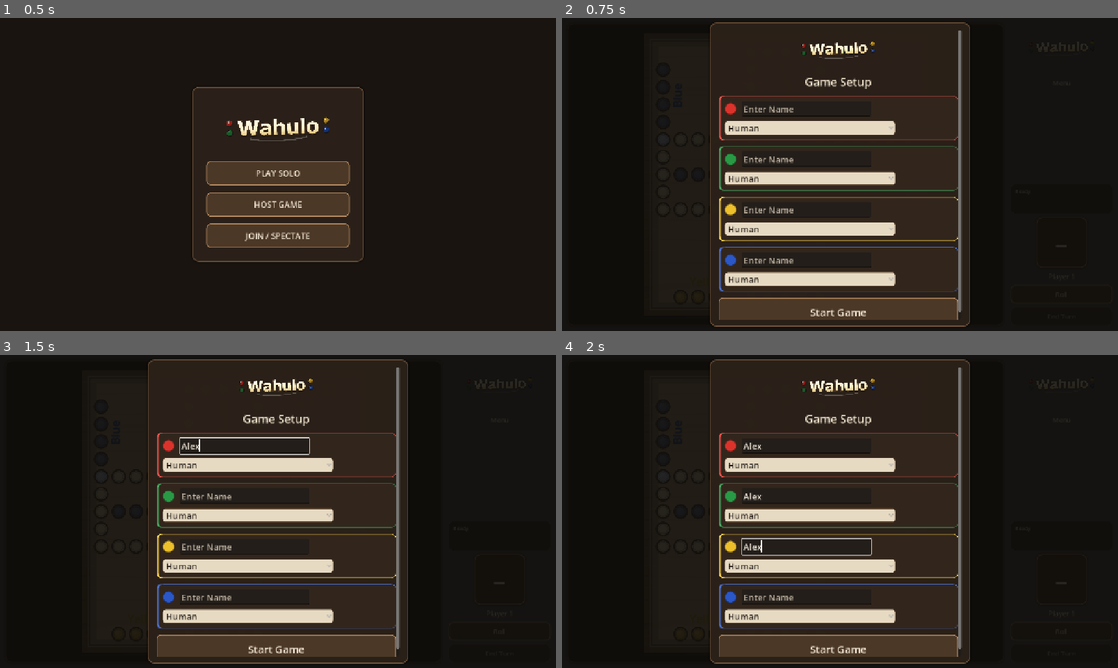
Above: before the commit, frames 1-4 (two rows, left to right).
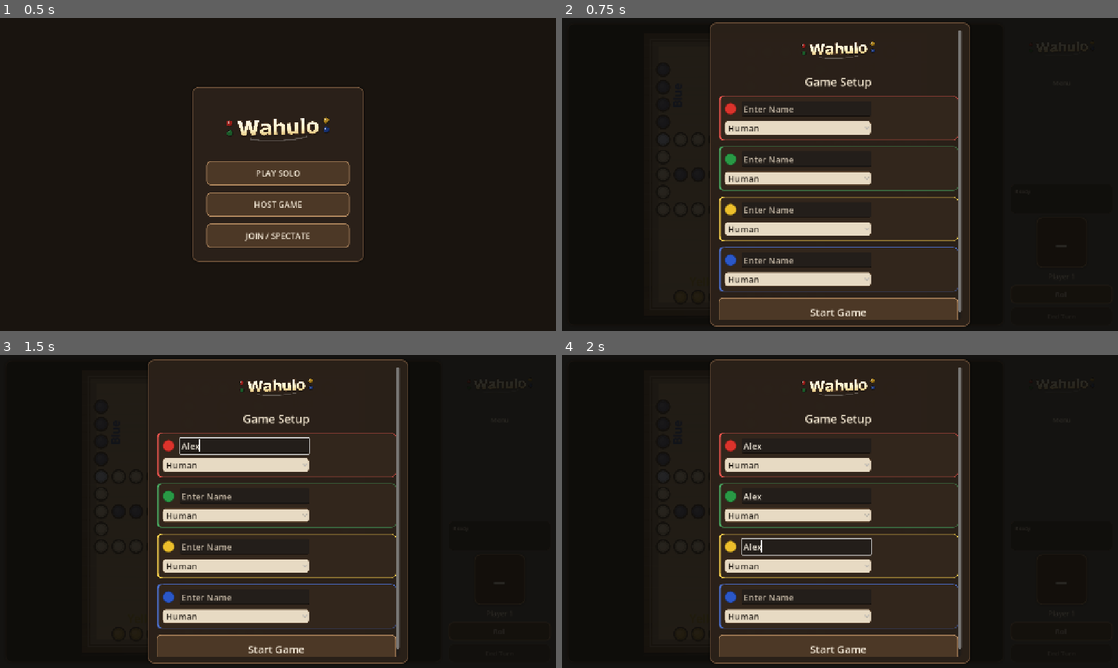
Above: after the commit, the same moments.

Repository: ItsTheMcCoy/wahoo-app
Game: Godot game, scene res://scenes/HomeScreen.tscn
The game is run twice, just before and just after one commit, with the same random seed, the same clock (stepped at 60 frames per second) and the same inputs.
Inputs (mouse positions are in pixels of both pictures, inside the frame that each line leads up to):
- Up to frame 1 (0.5 s): no input
- Up to frame 2 (0.75 s): click "PLAY SOLO" at 0.5 s
- Up to frame 3 (1.5 s): click (244, 445) at 1.27 s; type "Alex" at 1.35 s
- Up to frame 4 (2 s): click (806, 495) at 1.5 s; type "Alex" at 1.58 s; click (806, 545) at 1.73 s; type "Alex" at 1.82 s

Frame 1 is identical in both runs. In frame 2, 0.8% of the frame differs, in the area x 54-60%, y 32-86%; in frame 3, 0.8%; in frame 4, 0.8%.

Commit message:
Align dropdown width to header row (dot + gap + name field)
option_w is now computed as dot_size + 12 + name_w so the dropdown
edge lines up exactly with the right edge of the name text box above.

Co-Authored-By: Claude Sonnet 4.6 <noreply@anthropic.com>

Diff:
--- a/godot/scripts/main.gd
+++ b/godot/scripts/main.gd
@@ -735,8 +735,8 @@
 	var dot_size      := roundi(28.0 * ui_scale)   # 35 * 0.8
 	var option_height := roundi(32.0 * ui_scale)   # 46 * 0.7
 	var name_height   := roundi(31.0 * ui_scale)   # dot_size * 1.1
-	var option_w      := maxi(roundi(card_interior_w * 0.74), roundi(120.0 * ui_scale))
 	var name_w        := maxi(roundi(card_interior_w * 0.56), roundi(90.0 * ui_scale))
+	var option_w      := dot_size + 12 + name_w  # matches header row: dot + separator + name
 	var field_font    := roundi(20.0 * ui_scale)
 	var card_sep      := roundi(10.0 * ui_scale)
 
Not shown, changed: godot/build/web/index.html
Not shown, changed: godot/build/web/index.pck
